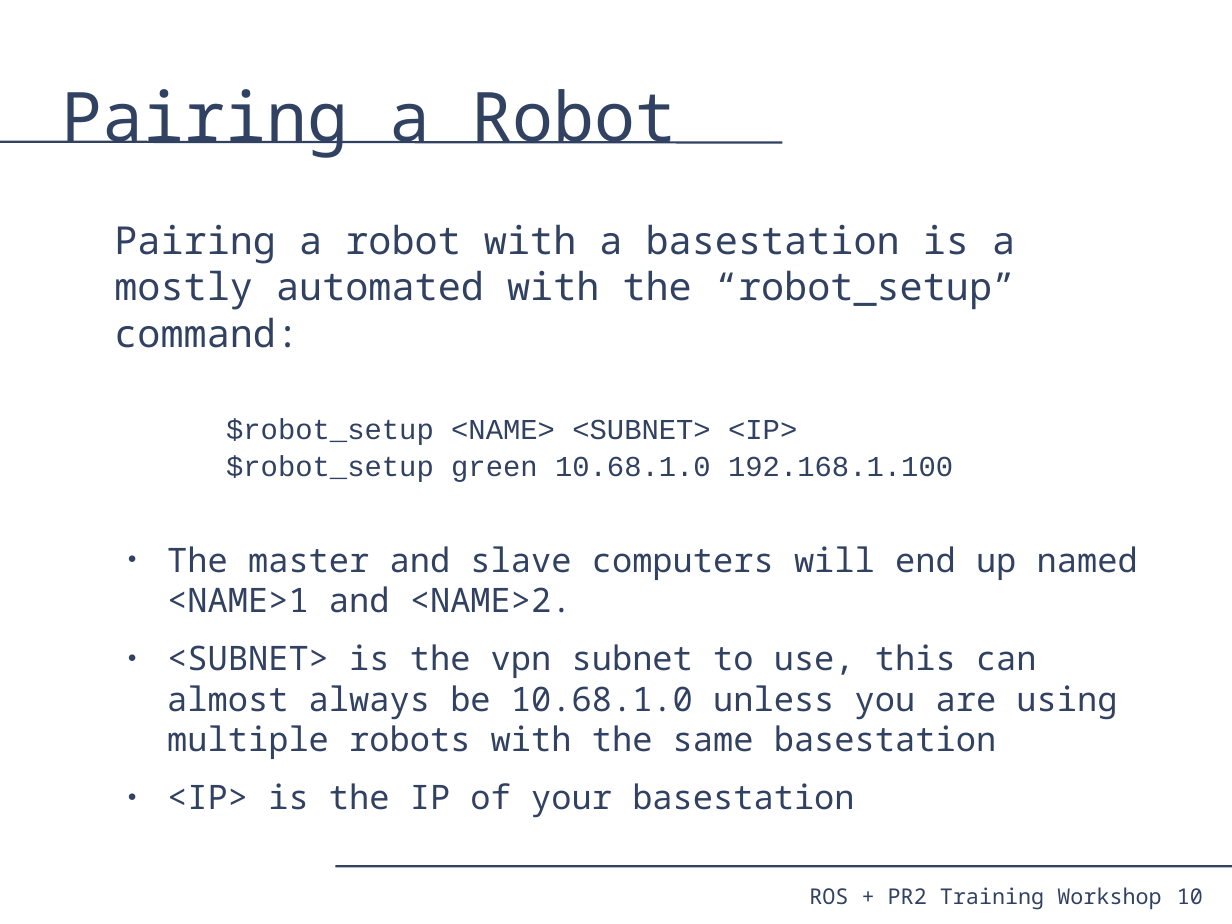
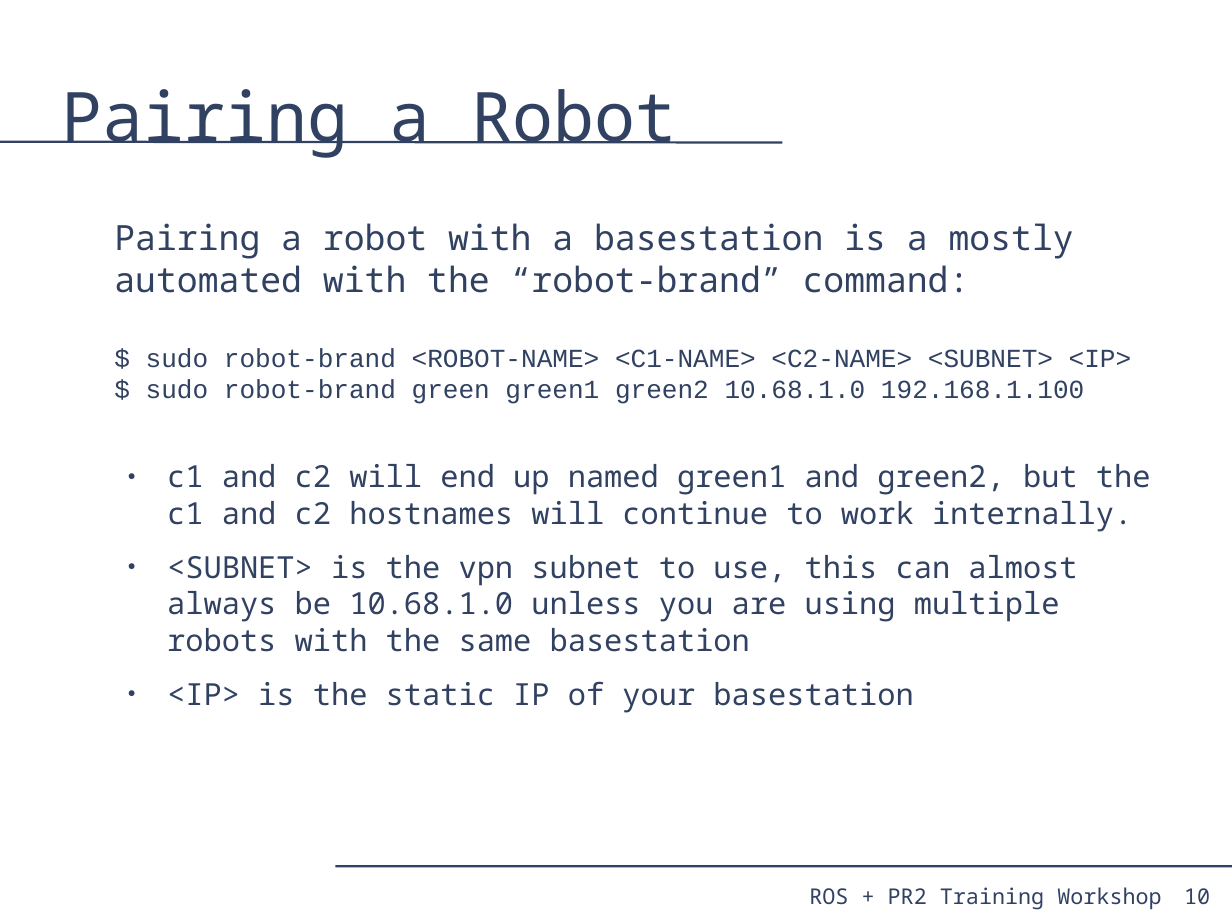
Before and after one commit to PR2/pr2_docs, a slide deck: slide 10 of pr2_training_workshop/installing_base_station/basestation.odp. Drawn at 1232x924 pixels with LibreOffice and Linux fonts; fonts in the diff are those of the drawing. Boxes give left, top, right and bottom in pixels: in the first picture for what was removed or moved away, otherwise in the second. Text is boxed around its words. In the diff, an @@ line names an element or a change of style, - is before the commit and + after.

Commit message:
Updating the basestation slides

```diff
--- a/pr2_training_workshop/installing_base_station/basestation.odp
+++ b/pr2_training_workshop/installing_base_station/basestation.odp
@@ text at (114,223,1151,532): text changed; size 24.8 to 16.8 pt @@
-Pairing a robot with a basestation is a mostly automated with the “robot_setup” command:
-$robot_setup <NAME> <SUBNET> <IP>
-$robot_setup green 10.68.1.0 192.168.1.100
-  ● The master and slave computers will end up named <NAME>1 and <NAME>2.
+Pairing a robot with a basestation is a mostly automated with the “robot-brand” command:
+$ sudo robot-brand <ROBOT-NAME> <C1-NAME> <C2-NAME> <SUBNET> <IP>
+$ sudo robot-brand green green1 green2 10.68.1.0 192.168.1.100
+  ● c1 and c2 will end up named green1 and green2, but the c1 and c2 hostnames will continue to work internally.
@@ text at (167,555,1077,652): size 21.7 to 19.6 pt in "<SUBNET> is the vpn subnet to use, ..." @@
@@ text at (167,681,913,713): text changed; size 21.7 to 19.6 pt @@
-  ● <IP> is the IP of your basestation
+  ● <IP> is the static IP of your basestation
@@ page number: place and size @@
-page number at (1177,888,1203,904)
+page number at (1184,888,1210,904)
```
Also in this commit, not shown: 15 other slides changed.
